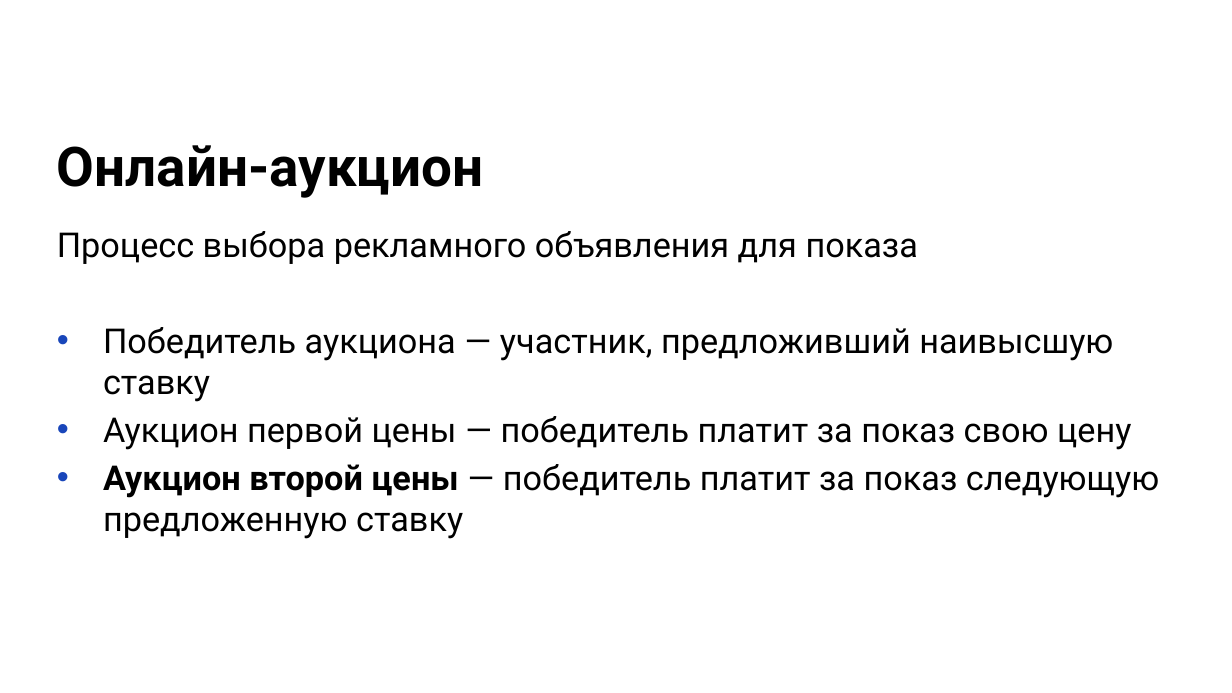
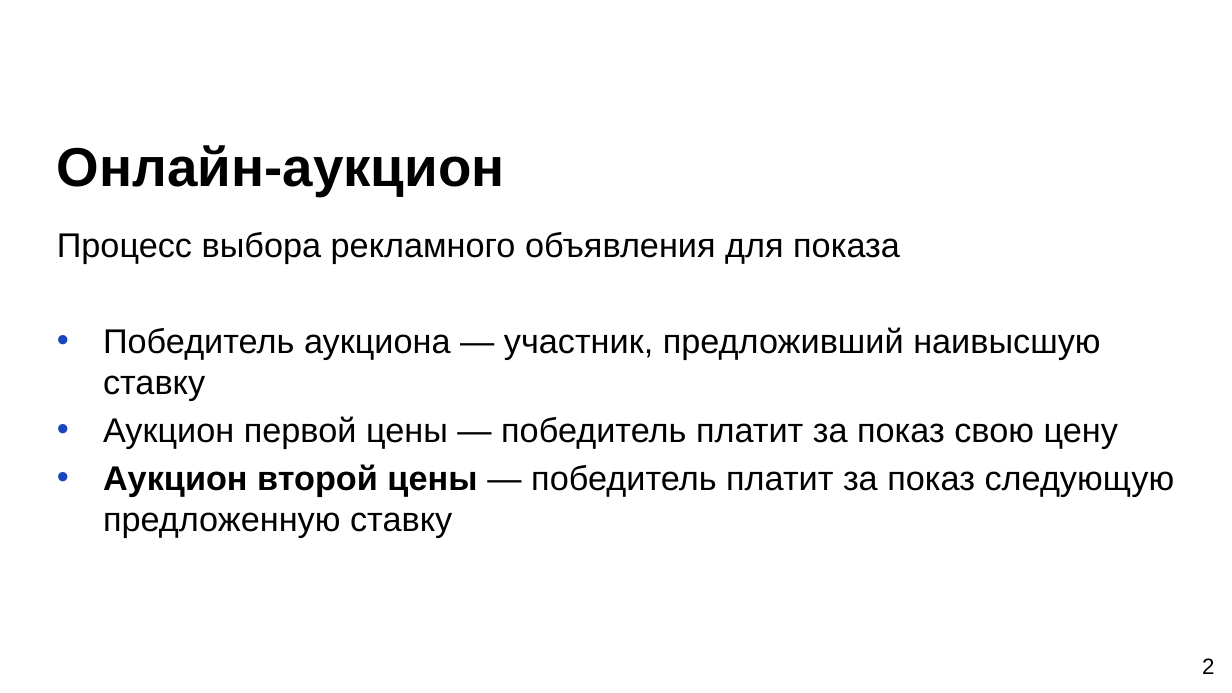
Before and after one commit to SerTelnov/landscape-forecasting, a slide deck: slide 2 of stuff/docs/2020-pps-forecasting.pptx. Drawn at 1232x693 pixels with LibreOffice and Linux fonts; fonts in the diff are those of the drawing; background and template pictures are left out. Boxes give left, top, right and bottom in pixels: in the first picture for what was removed or moved away, otherwise in the second. Text is boxed around its words. In the diff, an @@ line names an element or a change of style, - is before the commit and + after.

```diff
--- a/stuff/docs/2020-pps-forecasting.pptx
+++ b/stuff/docs/2020-pps-forecasting.pptx
@@ title "Онлайн-аукцион" at box(57, 145, 505, 196): font Roboto to Arial @@
@@ text "Процесс выбора рекламного объявления для ..." at box(57, 232, 1175, 538): font Roboto to Arial; less space between paragraphs @@
@@ page number added at box(1202, 658, 1214, 674), 13 pt, text #000000 @@
+2
```
Also in this commit, not shown: 15 other slides changed, 2 slides added, 1 other file.
